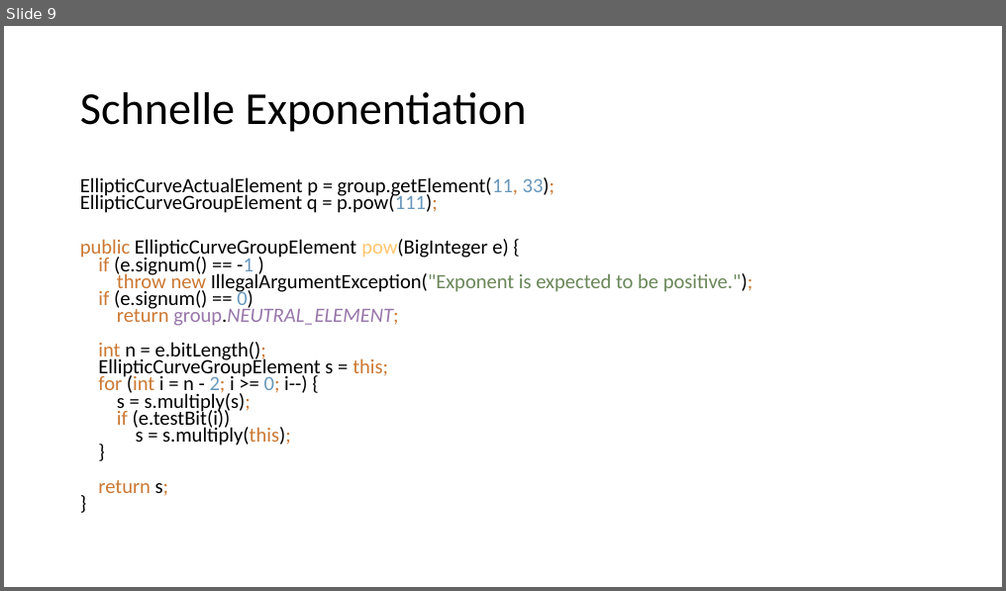
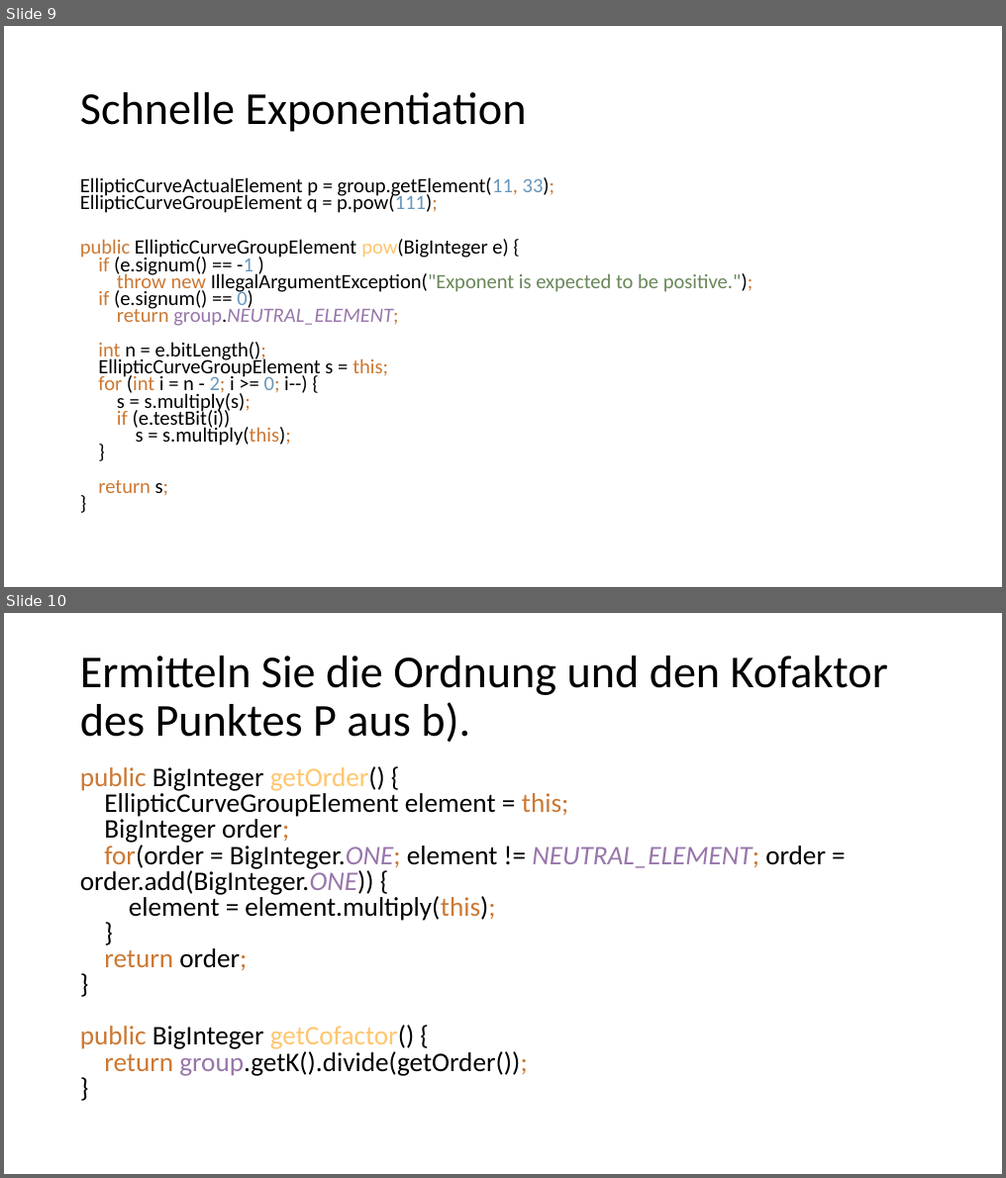
Before and after one commit to StefanLobbenmeier/Kryptographie, a slide deck: smallstepgiantstep/Elliptic Curve.pptx. Shown one above the other, each under a label of ours: slide 9 before the commit, slides 9 and 10 after it. The pictures are 1006x591 and 1006x1178 pixels, drawn with LibreOffice and Linux fonts; fonts in the diff are those of the drawing. Boxes give left, top, right and bottom in pixels: in the first picture for what was removed or moved away, otherwise in the second. Text is boxed around its words. In the diff, an @@ line names an element or a change of style, - is before the commit and + after.

```diff
--- a/smallstepgiantstep/Elliptic Curve.pptx
+++ b/smallstepgiantstep/Elliptic Curve.pptx
@@ slide 10 added at box(4, 613, 1002, 1174), background #FFFFFF @@
@@ title added at box(80, 656, 888, 742), 44 pt, text #000000 @@
+Ermitteln Sie die Ordnung und den Kofaktor des Punktes P aus b).
@@ text added at box(80, 766, 826, 1076), 25.9 pt, text #000000 @@
+public BigInteger getOrder() {
+EllipticCurveGroupElement element = this;
+BigInteger order;
+for(order = BigInteger.ONE; element != NEUTRAL_ELEMENT; order = order.add(BigInteger.ONE)) {
+element = element.multiply(this);
+}
+return order;
+}
+public BigInteger getCofactor() {
+return group.getK().divide(getOrder());
+}
```
Also in this commit, not shown: 2 slides changed, 2 other files.
